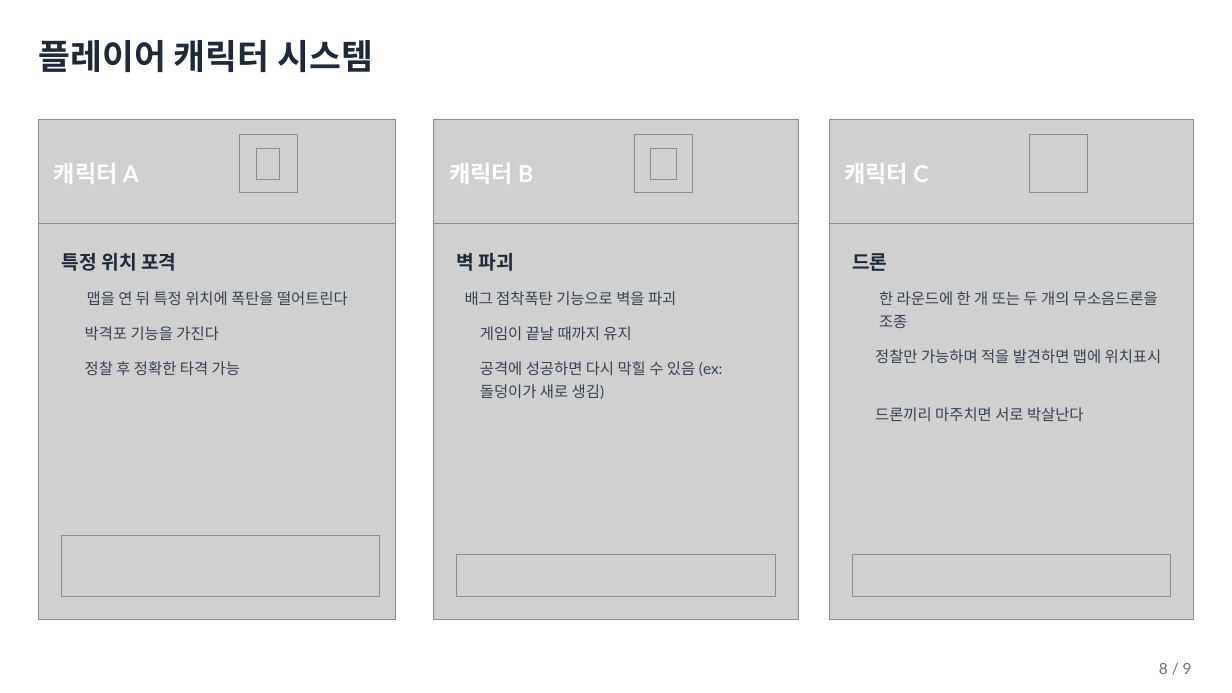
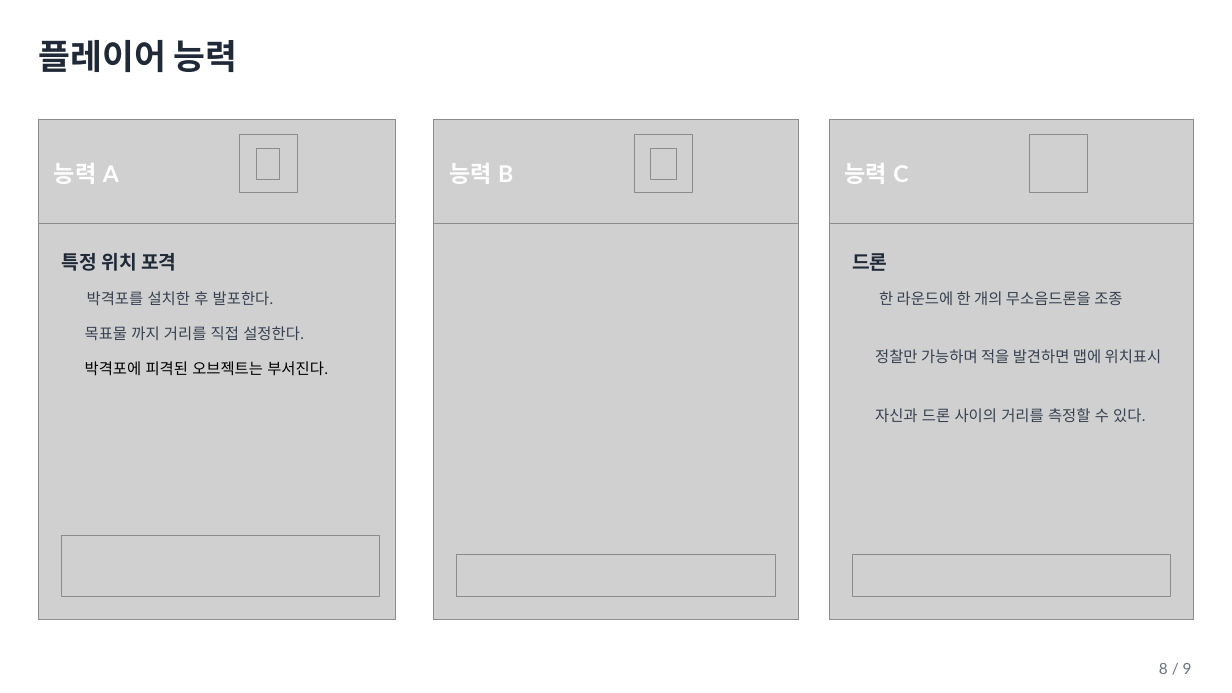
Before and after one commit to yunseo0129/2025_CapstoneGame, a slide deck: slide 8 of Design/종합설계기획.pptx (slide 9 before the commit). Drawn at 1232x693 pixels with LibreOffice and Linux fonts; fonts in the diff are those of the drawing; grey boxes stand for pictures; background and template pictures are left out. Boxes give left, top, right and bottom in pixels: in the first picture for what was removed or moved away, otherwise in the second. Text is boxed around its words. In the diff, an @@ line names an element or a change of style, - is before the commit and + after.

```diff
--- a/Design/종합설계기획.pptx
+++ b/Design/종합설계기획.pptx
@@ text at <box>38,40,238,72</box>: text changed @@
-플레이어 캐릭터 시스템
+플레이어 능력
@@ text at <box>54,163,119,184</box>: text changed @@
-캐릭터 A
+능력 A
@@ text at <box>449,163,513,184</box>: text changed @@
-캐릭터 B
+능력 B
@@ text at <box>844,163,908,184</box>: text changed @@
-캐릭터 C
+능력 C
@@ text removed at <box>457,253,514,271</box> @@
-벽 파괴
@@ text at <box>87,291,273,305</box>: text changed @@
-맵을 연 뒤 특정 위치에 폭탄을 떨어트린다
+박격포를 설치한 후 발포한다.
@@ text removed at <box>465,291,676,305</box> @@
-배그 점착폭탄 기능으로 벽을 파괴
@@ text at <box>879,291,1122,305</box>: text changed @@
-한 라운드에 한 개 또는 두 개의 무소음드론을 조종
+한 라운드에 한 개의 무소음드론을 조종
@@ text at <box>85,326,304,340</box>: text changed @@
-박격포 기능을 가진다
+목표물 까지 거리를 직접 설정한다.
@@ text removed at <box>480,326,631,340</box> @@
-게임이 끝날 때까지 유지
@@ text at <box>85,361,328,376</box>: text changed; font Lato to Calibri; text colour #374151 to #000000 @@
-정찰 후 정확한 타격 가능
+박격포에 피격된 오브젝트는 부서진다.
@@ text removed at <box>480,361,723,399</box> @@
-공격에 성공하면 다시 막힐 수 있음 (ex: 돌덩이가 새로 생김)
@@ text at <box>875,408,1145,422</box>: text changed @@
-드론끼리 마주치면 서로 박살난다
+자신과 드론 사이의 거리를 측정할 수 있다.
```
Also in this commit, not shown: 8 other slides changed, 2 slides added, 2 slides removed.
